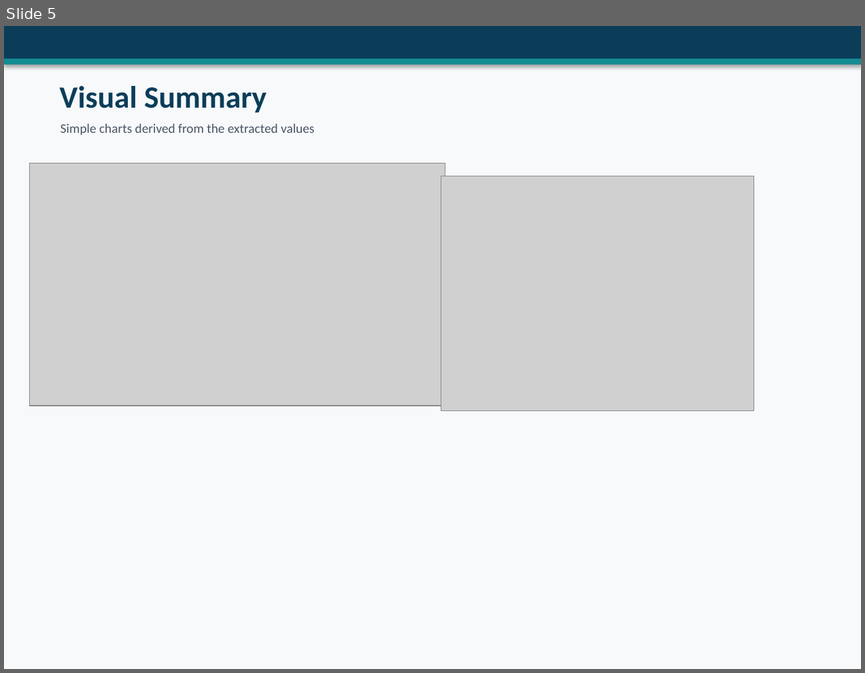
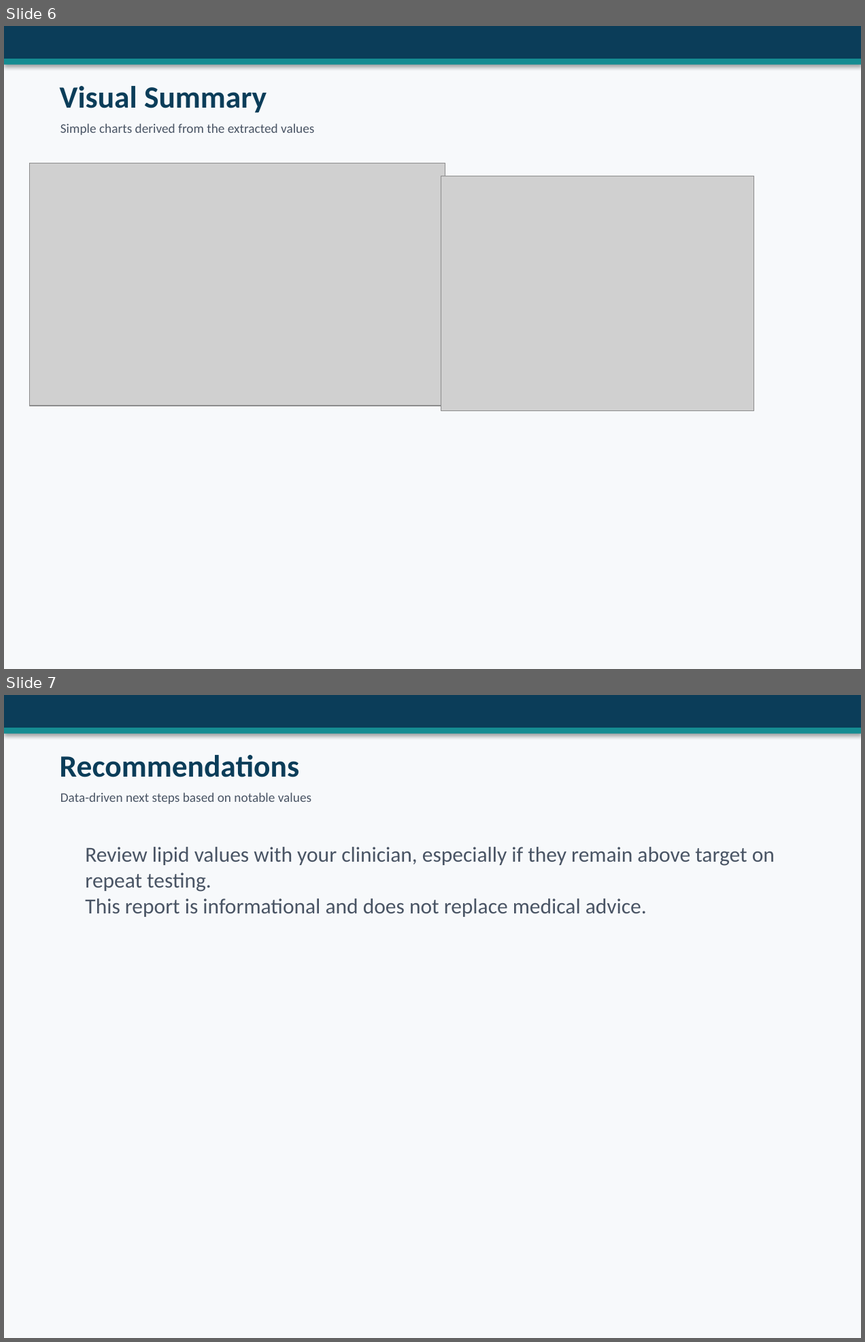
Before and after one commit to Tuna-Safak/isa, a slide deck: output/bloodtest_report.pptx. Shown one above the other, each under a label of ours: slide 5 before the commit, slides 6 and 7 after it. The pictures are 865x673 and 865x1342 pixels, drawn with LibreOffice and Linux fonts; fonts in the diff are those of the drawing; grey boxes stand for pictures. Boxes give left, top, right and bottom in pixels: in the first picture for what was removed or moved away, otherwise in the second. Text is boxed around its words. In the diff, an @@ line names an element or a change of style, - is before the commit and + after.

```diff
--- a/output/bloodtest_report.pptx
+++ b/output/bloodtest_report.pptx
@@ slide 7 added at bbox=[4, 695, 861, 1338], background #F7F9FB @@
@@ rectangle added at bbox=[4, 695, 861, 728], fill #0B3D59 @@
@@ rectangle added at bbox=[4, 728, 861, 734], fill #158C92 @@
@@ text added at bbox=[60, 755, 299, 777], 26 pt, text #0B3D59, bold @@
+Recommendations
@@ text added at bbox=[60, 792, 311, 804], 11 pt, text #495464 @@
+Data-driven next steps based on notable values
@@ text added at bbox=[85, 847, 774, 917], 18 pt, text #495464 @@
+Review lipid values with your clinician, especially if they remain above target on repeat testing.
+This report is informational and does not replace medical advice.
@@ what was slide 5 is now slide 6 @@
```
Also in this commit, not shown: 4 slides changed, 1 other slide added, 1 slide removed, 15 other files.
